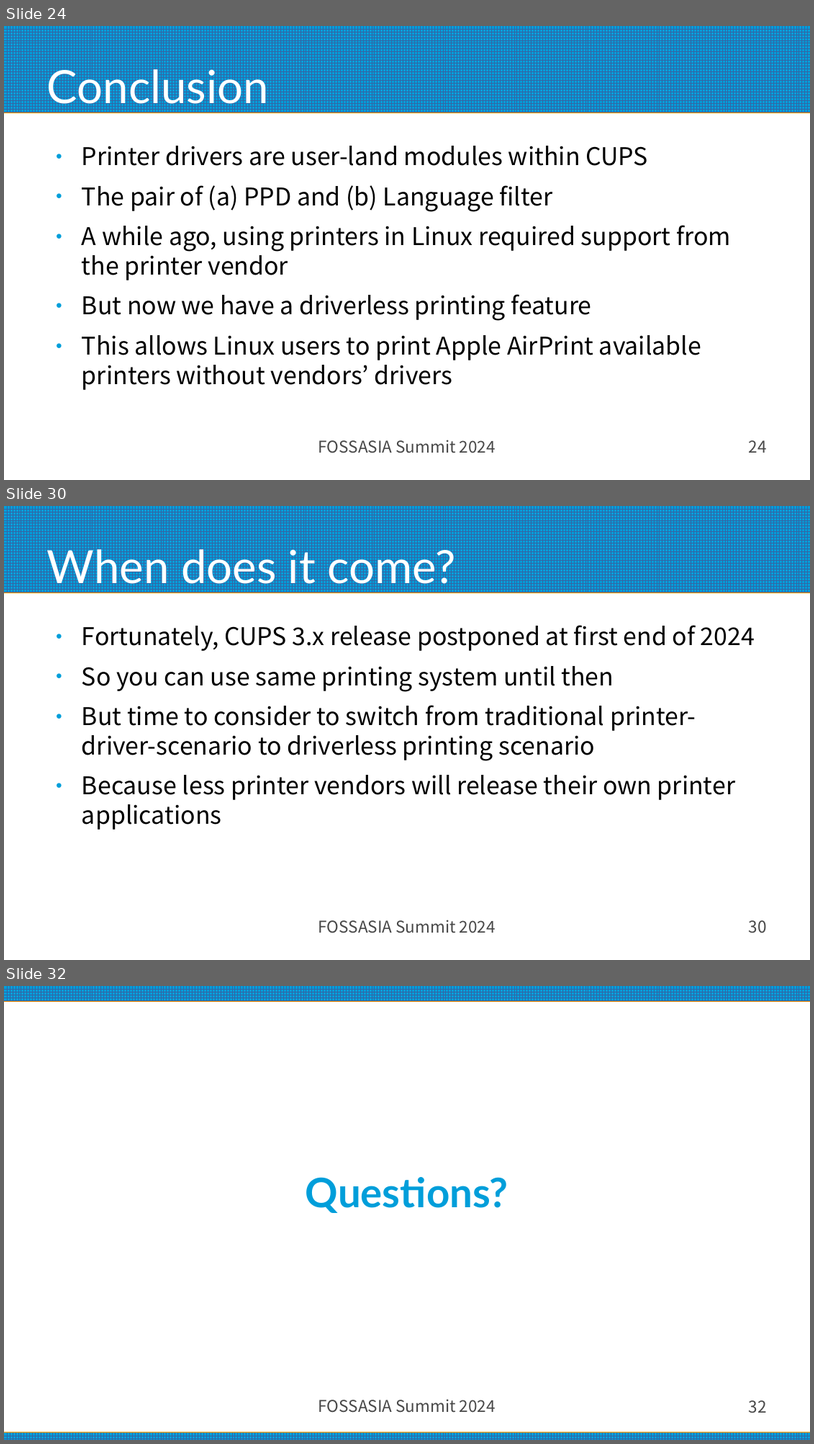
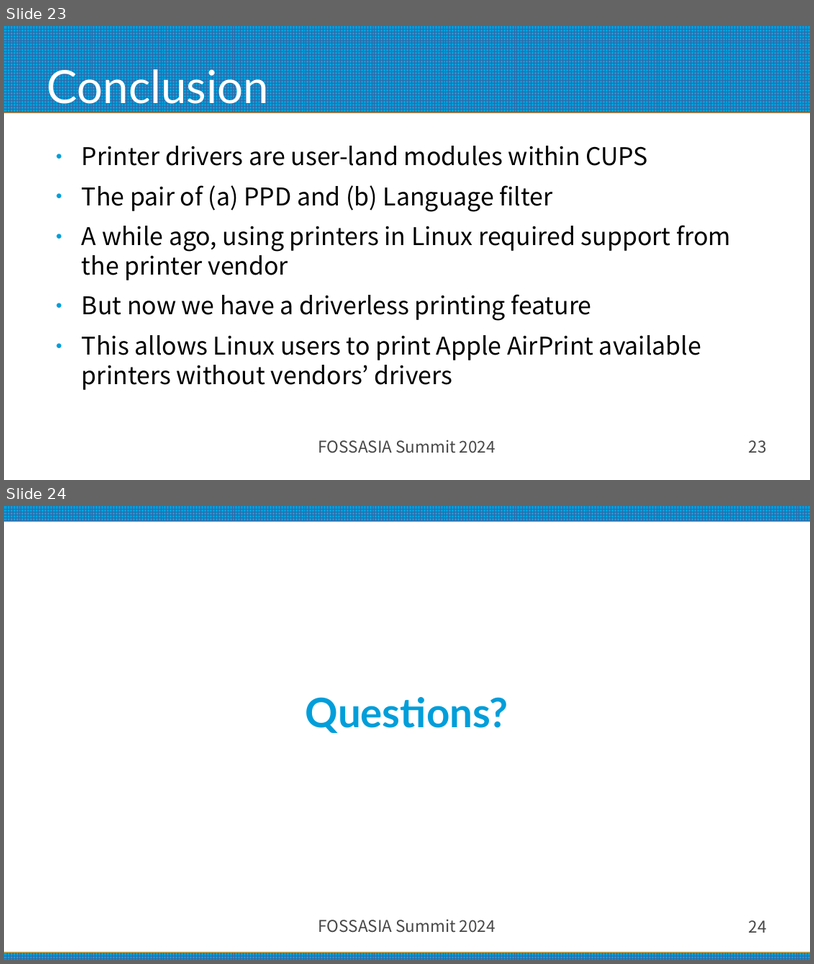
Before and after one commit to naruoga/presentations, a slide deck: FOSSASIA2024_Desktop_Printing.odp. Shown one above the other, each under a label of ours: slides 24, 30 and 32 before the commit, slides 23 and 24 after it; the slides between them are not shown. The pictures are 814x1444 and 814x964 pixels, drawn with LibreOffice and Linux fonts; fonts in the diff are those of the drawing. Boxes give left, top, right and bottom in pixels: in the first picture for what was removed or moved away, otherwise in the second. Text is boxed around its words. In the diff, an @@ line names an element or a change of style, - is before the commit and + after.

Commit message:
FOSSASIA2024_Desktop_Printing.odp: finalized version

```diff
--- a/FOSSASIA2024_Desktop_Printing.odp
+++ b/FOSSASIA2024_Desktop_Printing.odp
@@ slide 30 removed at (4,506,810,960), background #FFFFFF; not listed: 1 template element that a slide beside it also shows @@
@@ title removed at (47,543,455,592) @@
-When does it come?
@@ text removed at (82,625,755,829) @@
-● Fortunately, CUPS 3.x release postponed at first end of 2024
-● So you can use same printing system until then
-● But time to consider to switch from traditional printer-driver-scenario to driverless printing scenario
-● Because less printer vendors will release their own printer applications
@@ text removed at (319,919,496,933) @@
-FOSSASIA Summit 2024
@@ page number removed at (749,920,767,933) @@
-30
@@ what was slide 24 is now slide 23 @@
@@ page number at (749,440,767,453): text changed @@
-24
+23
@@ what was slide 32 is now slide 24 @@
@@ page number at (749,920,767,932): text changed @@
-32
+24
```
Also in this commit, not shown: 1 slide changed, 7 other slides removed.
